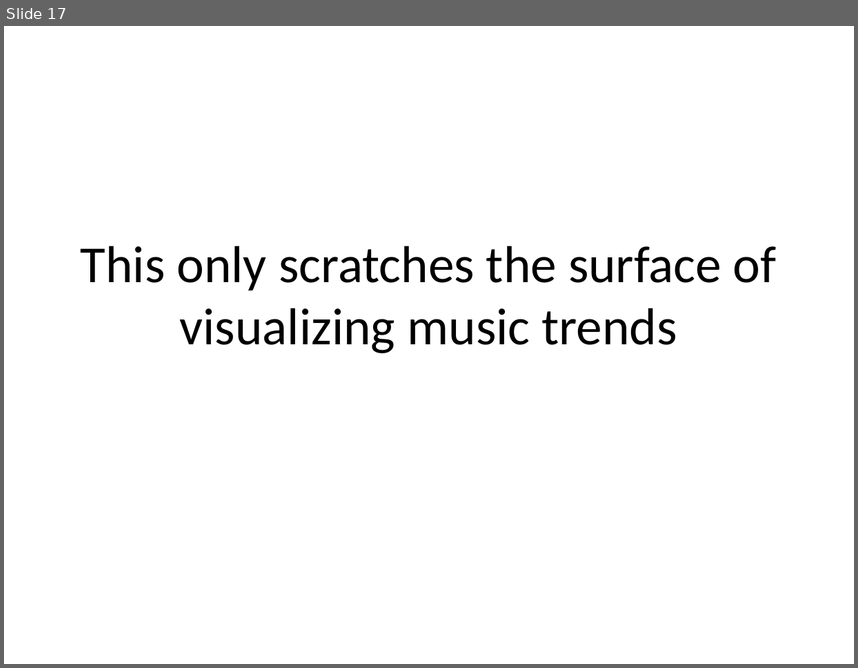
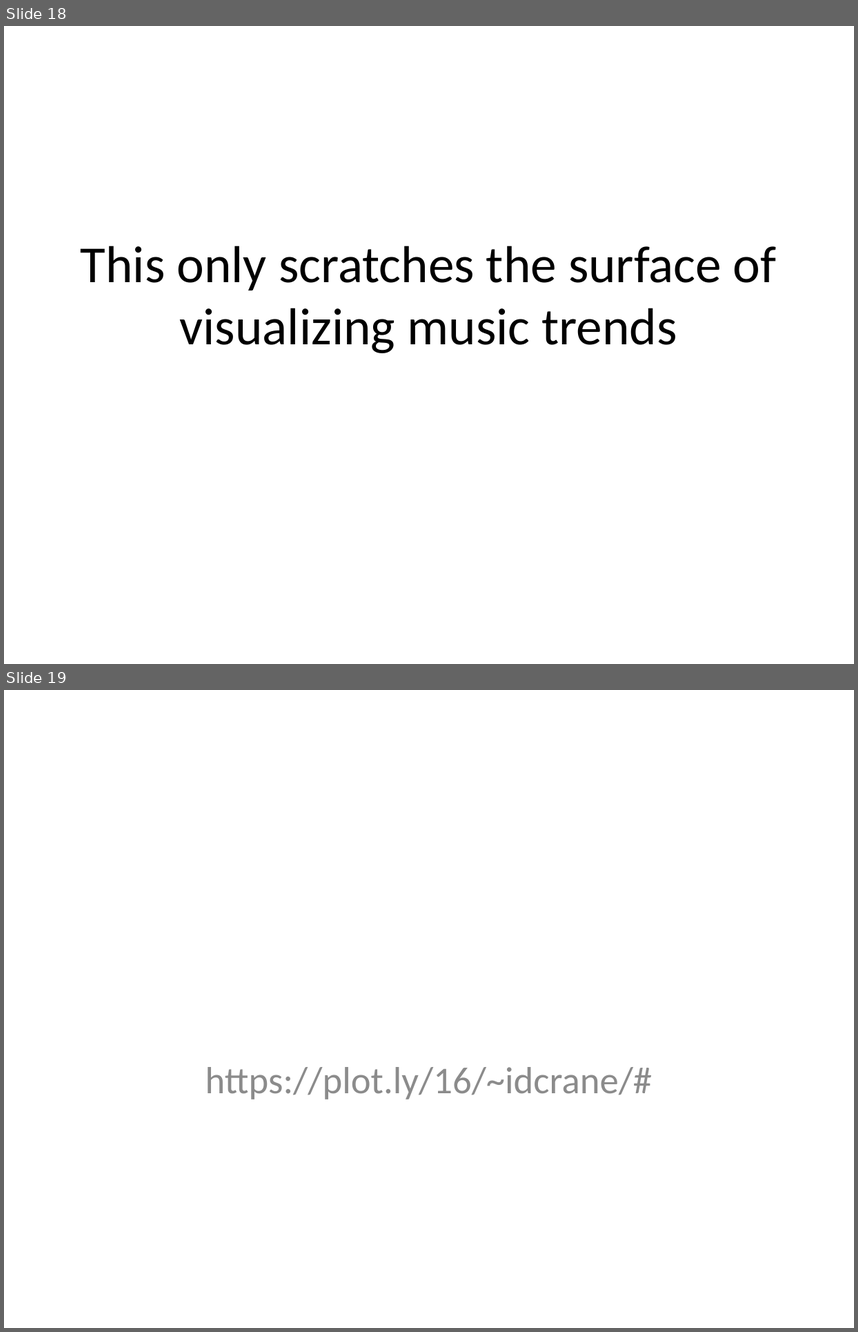
Before and after one commit to idcrane/mds-kojak, a slide deck: Kojak.pptx. Shown one above the other, each under a label of ours: slide 17 before the commit, slides 18 and 19 after it. The pictures are 858x668 and 858x1332 pixels, drawn with LibreOffice and Linux fonts; fonts in the diff are those of the drawing. Boxes give left, top, right and bottom in pixels: in the first picture for what was removed or moved away, otherwise in the second. Text is boxed around its words. In the diff, an @@ line names an element or a change of style, - is before the commit and + after.

Commit message:
Final presentation versions

```diff
--- a/Kojak.pptx
+++ b/Kojak.pptx
@@ slide 19 added at bbox=[4, 690, 854, 1328], background #FFFFFF @@
@@ subtitle added at bbox=[205, 1067, 653, 1099], 32 pt, text #8C8C8C @@
+https://plot.ly/16/~idcrane/#
@@ what was slide 17 is now slide 18 @@
```
Also in this commit, not shown: 1 other slide added, 1 other file.
